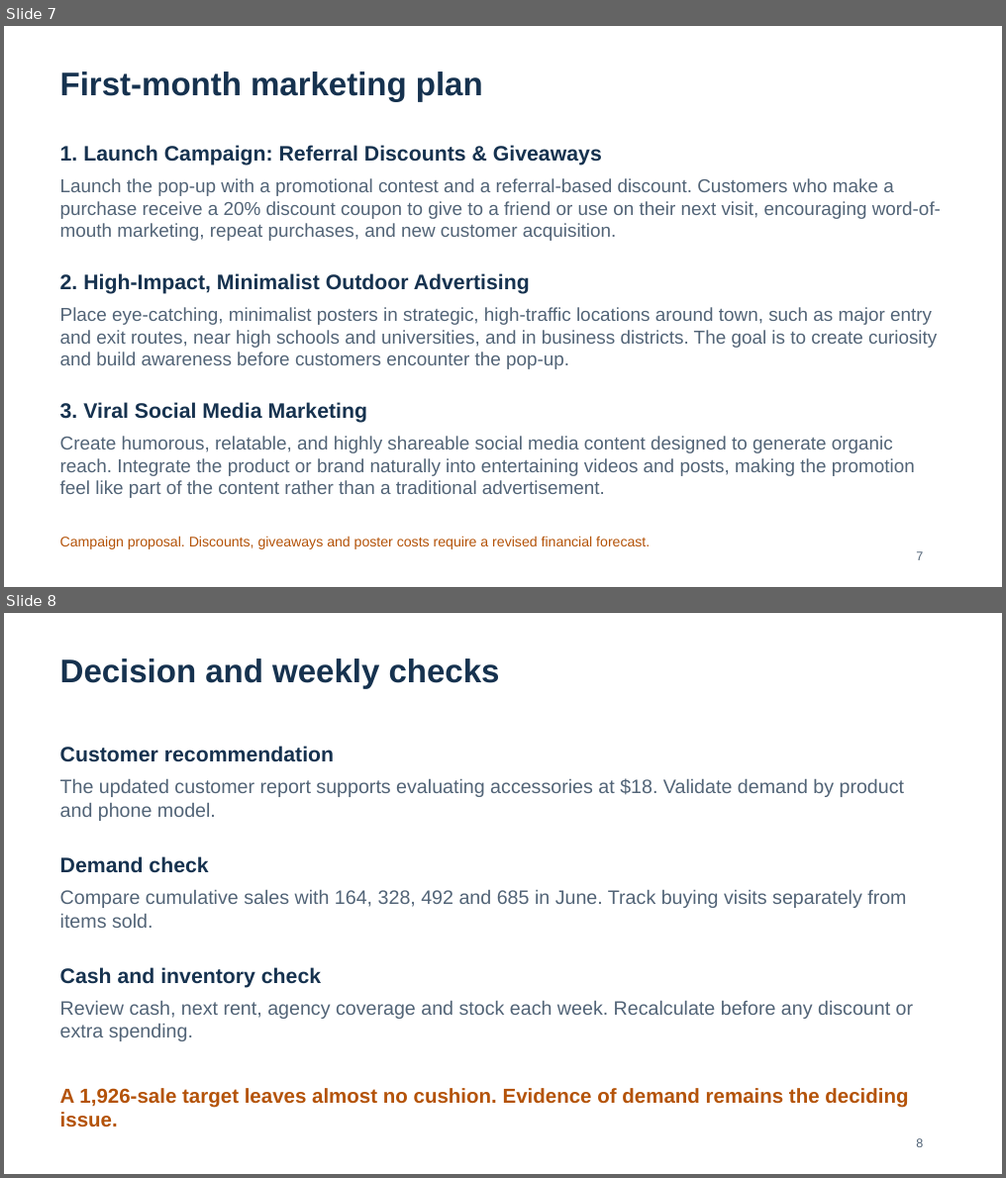
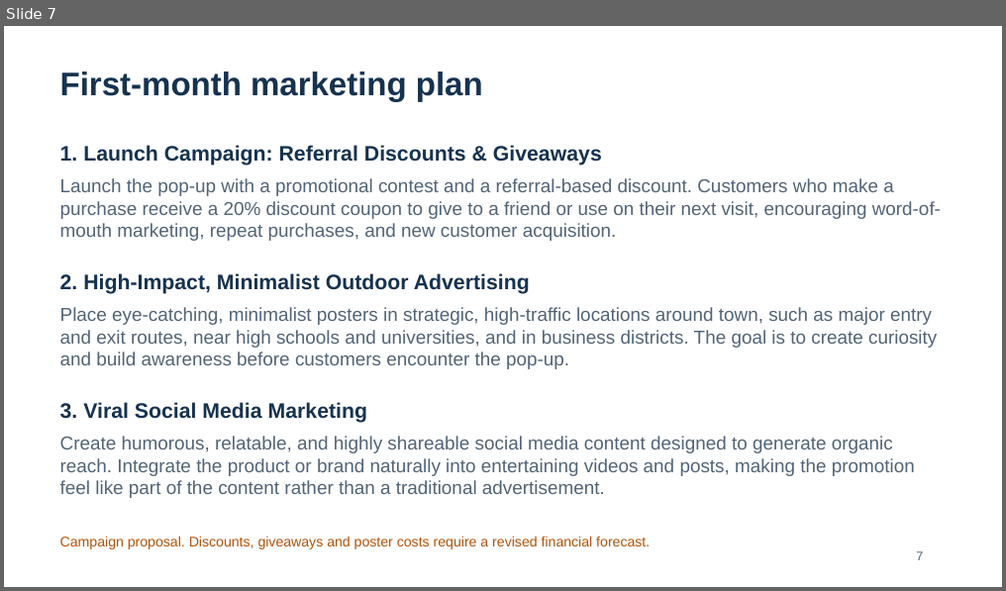
Before and after one commit to HruthikKommuru/CWRU-midterm-PS-D, a slide deck: final/phone_accessories_team_presentation_updated.pptx. Shown one above the other, each under a label of ours: slides 7 and 8 before the commit, slide 7 after it. The pictures are 1006x1178 and 1006x591 pixels, drawn with LibreOffice and Linux fonts; fonts in the diff are those of the drawing. Boxes give left, top, right and bottom in pixels: in the first picture for what was removed or moved away, otherwise in the second. Text is boxed around its words. In the diff, an @@ line names an element or a change of style, - is before the commit and + after.

```diff
--- a/final/phone_accessories_team_presentation_updated.pptx
+++ b/final/phone_accessories_team_presentation_updated.pptx
@@ slide 8 removed at [4,613,1002,1174], background #FFFFFF @@
@@ text removed at [60,659,500,689] @@
-Decision and weekly checks
@@ text removed at [60,746,334,762] @@
-Customer recommendation
@@ text removed at [60,778,905,821] @@
-The updated customer report supports evaluating accessories at $18. Validate demand by product and phone model.
@@ text removed at [60,857,208,873] @@
-Demand check
@@ text removed at [60,889,906,928] @@
-Compare cumulative sales with 164, 328, 492 and 685 in June. Track buying visits separately from items sold.
@@ text removed at [60,967,321,988] @@
-Cash and inventory check
@@ text removed at [60,1000,913,1042] @@
-Review cash, next rent, agency coverage and stock each week. Recalculate before any discount or extra spending.
@@ text removed at [60,1088,908,1128] @@
-A 1,926-sale target leaves almost no cushion. Evidence of demand remains the deciding issue.
@@ text removed at [916,1139,923,1148] @@
-8
```
Also in this commit, not shown: 5 slides changed.
